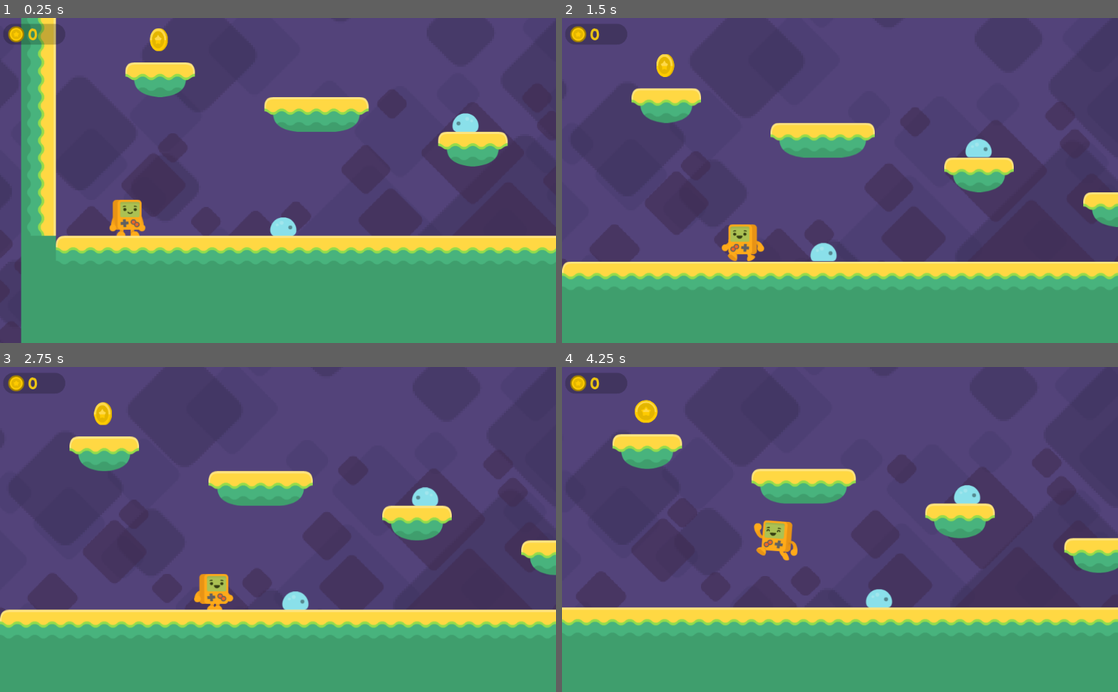
Above: before the commit, frames 1-4 (two rows, left to right).
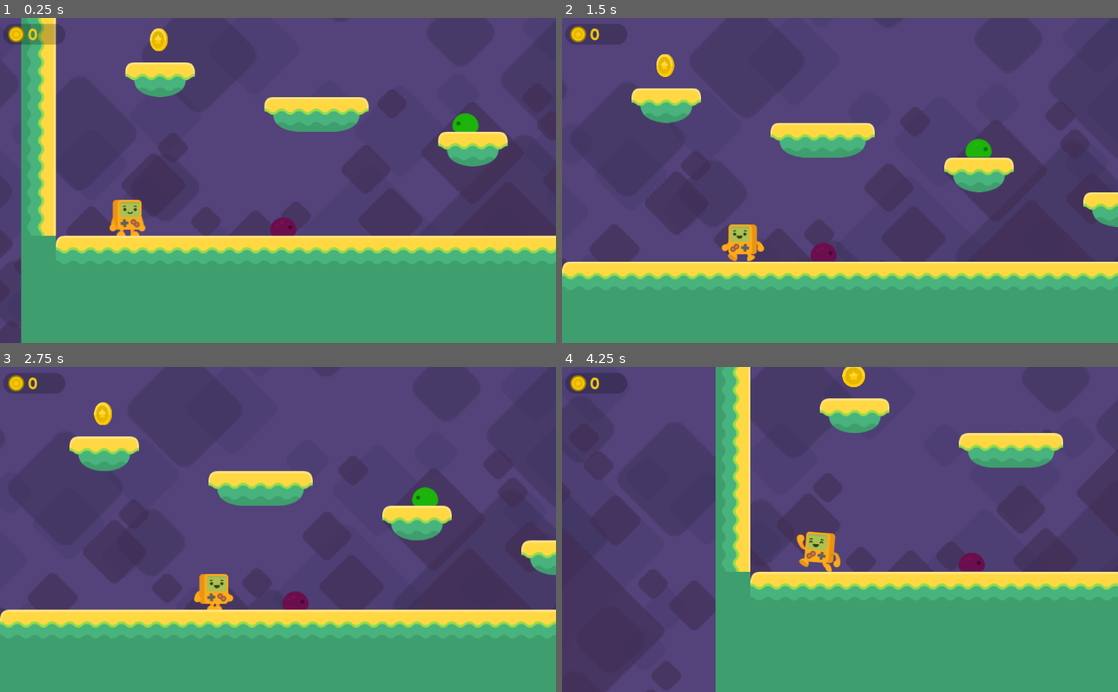
Above: after the commit, the same moments.

Repository: MrMashiro/Godot-2D-Platformer-Roguelite
Game: Godot game, scene res://Level1.tscn
Same seed, same stepped clock (60 frames per second), same inputs: the game is played once before the commit and once after it. The project has no main scene, so this scene is started directly.
Inputs:
- Up to frame 1 (0.25 s): no input
- Up to frame 2 (1.5 s): hold Right (right) 0.53-1.28 s; tap Space (jump) at 0.6, 0.77, 1.07, 1.35 s; hold Left (left) from 1.28 s (still down)
- Up to frame 3 (2.75 s): tap Space (jump) at 1.52, 1.82, 2.1 s; release Left (left) at 2.03 s; hold Right (right) from 2.03 s (still down)
- Up to frame 4 (4.25 s): tap Space (jump) at 2.85, 3.02, 3.32, 3.6, 3.77, 4.07 s; release Right (right) at 3.53 s; hold Left (left) from 3.53 s (still down)

The runs differ from the first frame. In frame 1, 0.5% of the frame differs, in the area x 48-87%, y 29-68%; in frame 2, 0.5%; in frame 3, 0.5%; in frame 4, 36%, in the area x 0-100%, y 0-100%.

Commit message:
Episode 14
- Enemy Collisions
- Getting Hurt
- Enemy Colors

Diff:
--- a/2D Platformer Roguelite/Enemy.gd
+++ b/2D Platformer Roguelite/Enemy.gd
@@ -9,13 +9,18 @@
 
 export (Direction) var direction = Direction.RIGHT
 export (bool) var detects_cliffs = true
+export (Color) var color = Color.white setget set_color
 
 
 onready var animated_sprite = $AnimatedSprite
 onready var collision_shape = $CollisionShape2D
 onready var floor_checker = $FloorChecker
+onready var top_checker = $TopChecker
+onready var sides_checker = $SidesChecker
+onready var timer = $Timer
 
 
+var speed := 50.0
 var velocity = Vector2.ZERO
 
 
@@ -24,6 +29,8 @@
 		animated_sprite.flip_h = true
 	floor_checker.position.x = collision_shape.shape.get_extents().x * direction
 	floor_checker.enabled = detects_cliffs
+#	if detects_cliffs:
+#		set_modulate(Color(1.2, 0.5, 1))
 
 
 func _physics_process(delta: float) -> void:
@@ -31,9 +38,30 @@
 		direction *= Direction.LEFT
 		animated_sprite.flip_h = not animated_sprite.flip_h
 		floor_checker.position.x = collision_shape.shape.get_extents().x * direction
+	velocity.y += 20
+	velocity.x = speed * direction
+	velocity = move_and_slide(velocity, Vector2.UP)
 
 
-	velocity.y += 20
-	velocity.x = 50 * direction
+func set_color(var new_value):
+	set_modulate(new_value)
 
-	velocity = move_and_slide(velocity, Vector2.UP)
+
+func _on_TopChecker_body_entered(body: Node) -> void:
+	animated_sprite.play("squashed")
+	speed = 0
+	set_collision_layer_bit(4, false)
+	set_collision_mask_bit(0, false)
+	top_checker.set_collision_layer_bit(4, false)
+	top_checker.set_collision_mask_bit(0, false)
+	sides_checker.set_collision_mask_bit(0, false)
+	timer.start()
+	body.bounce()
+
+
+func _on_SidesChecker_body_entered(body: Node) -> void:
+	body.hit(position.x)
+
+
+func _on_Timer_timeout() -> void:
+	queue_free()
--- a/2D Platformer Roguelite/Enemy.tscn
+++ b/2D Platformer Roguelite/Enemy.tscn
@@ -21,6 +21,12 @@
 [sub_resource type="RectangleShape2D" id=2]
 extents = Vector2( 20.9442, 12.6118 )
 
+[sub_resource type="RectangleShape2D" id=3]
+extents = Vector2( 14.9323, 3.97724 )
+
+[sub_resource type="RectangleShape2D" id=4]
+extents = Vector2( 28.5757, 10.582 )
+
 [node name="Enemy" type="KinematicBody2D"]
 collision_layer = 16
 collision_mask = 35
@@ -29,6 +35,7 @@
 [node name="AnimatedSprite" type="AnimatedSprite" parent="."]
 frames = SubResource( 1 )
 animation = "crawl"
+playing = true
 
 [node name="CollisionShape2D" type="CollisionShape2D" parent="."]
 position = Vector2( 1.05946, 4.38667 )
@@ -39,3 +46,27 @@
 enabled = true
 cast_to = Vector2( 0, 20 )
 collision_mask = 2
+
+[node name="TopChecker" type="Area2D" parent="."]
+collision_layer = 16
+collision_mask = 33
+
+[node name="CollisionShape2D" type="CollisionShape2D" parent="TopChecker"]
+position = Vector2( 0.72538, -12.5839 )
+shape = SubResource( 3 )
+
+[node name="SidesChecker" type="Area2D" parent="."]
+collision_layer = 0
+collision_mask = 33
+
+[node name="CollisionShape2D" type="CollisionShape2D" parent="SidesChecker"]
+position = Vector2( 0.779541, 4.67722 )
+shape = SubResource( 4 )
+
+[node name="Timer" type="Timer" parent="."]
+wait_time = 0.5
+one_shot = true
+
+[connection signal="body_entered" from="TopChecker" to="." method="_on_TopChecker_body_entered"]
+[connection signal="body_entered" from="SidesChecker" to="." method="_on_SidesChecker_body_entered"]
+[connection signal="timeout" from="Timer" to="." method="_on_Timer_timeout"]
--- a/2D Platformer Roguelite/Level1.tscn
+++ b/2D Platformer Roguelite/Level1.tscn
@@ -220,24 +220,6 @@
 format = 1
 tile_data = PoolIntArray( -196608, -1610612734, 0, -196558, -1073741822, 0, -131072, -1610612734, 0, -131022, -10737418 …(5405 unchanged characters)…
 
-[node name="Player" parent="." instance=ExtResource( 2 )]
-position = Vector2( 195.921, 464.191 )
-
-[node name="Camera2D" type="Camera2D" parent="Player"]
-position = Vector2( 1.18921, -27.4584 )
-current = true
-limit_left = 64
-limit_top = -300
-limit_right = 3200
-limit_bottom = 700
-limit_smoothed = true
-drag_margin_h_enabled = true
-drag_margin_v_enabled = true
-smoothing_enabled = true
-drag_margin_left = 0.3
-drag_margin_right = 0.3
-editor_draw_limits = true
-
 [node name="ParallaxBackground" type="ParallaxBackground" parent="."]
 
 [node name="Purple Sky" type="ParallaxLayer" parent="ParallaxBackground"]
@@ -290,17 +272,6 @@
 
 [node name="CollisionShape2D" type="CollisionShape2D" parent="FallZone"]
 shape = SubResource( 11 )
-
-[node name="Coins" type="Node2D" parent="."]
-
-[node name="Coin" parent="Coins" instance=ExtResource( 11 )]
-position = Vector2( 254, 150 )
-
-[node name="Coin2" parent="Coins" instance=ExtResource( 11 )]
-position = Vector2( 2372.05, 340.663 )
-
-[node name="Coin3" parent="Coins" instance=ExtResource( 11 )]
-position = Vector2( 3144.14, -101.071 )
 
 [node name="HUD" type="CanvasLayer" parent="."]
 script = ExtResource( 14 )
@@ -350,14 +321,55 @@
 "_edit_use_anchors_": false
 }
 
+[node name="Coins" type="Node2D" parent="."]
+
+[node name="Coin" parent="Coins" instance=ExtResource( 11 )]
+position = Vector2( 254, 150 )
+
+[node name="Coin2" parent="Coins" instance=ExtResource( 11 )]
+position = Vector2( 2372.05, 340.663 )
+
+[node name="Coin3" parent="Coins" instance=ExtResource( 11 )]
+position = Vector2( 3144.14, -101.071 )
+
 [node name="Enemies" type="Node2D" parent="."]
 
 [node name="Enemy" parent="Enemies" instance=ExtResource( 15 )]
 position = Vector2( 831.113, 303.344 )
 direction = -1
+color = Color( 0.207843, 0.796078, 0.0431373, 1 )
 
 [node name="Enemy2" parent="Enemies" instance=ExtResource( 15 )]
 position = Vector2( 470.553, 493.381 )
+color = Color( 0.776471, 0.0666667, 0.333333, 1 )
+
+[node name="Enemy3" parent="Enemies" instance=ExtResource( 15 )]
+position = Vector2( 2210.02, 367.023 )
+color = Color( 0.921569, 0.639216, 0.0352941, 1 )
+
+[node name="Enemy4" parent="Enemies" instance=ExtResource( 15 )]
+position = Vector2( 1500.94, 110.934 )
+direction = -1
+detects_cliffs = false
+color = Color( 0.678431, 0.0784314, 0.94902, 1 )
+
+[node name="Player" parent="." instance=ExtResource( 2 )]
+position = Vector2( 195.921, 464.191 )
+
+[node name="Camera2D" type="Camera2D" parent="Player"]
+position = Vector2( 1.18921, -27.4584 )
+current = true
+limit_left = 64
+limit_top = -300
+limit_right = 3200
+limit_bottom = 700
+limit_smoothed = true
+drag_margin_h_enabled = true
+drag_margin_v_enabled = true
+smoothing_enabled = true
+drag_margin_left = 0.3
+drag_margin_right = 0.3
+editor_draw_limits = true
 
 [connection signal="body_entered" from="FallZone" to="Player" method="_on_FallZone_body_entered"]
 [connection signal="coin_collected" from="Coins/Coin" to="HUD" method="_on_coin_collected"]
--- a/2D Platformer Roguelite/Player.gd
+++ b/2D Platformer Roguelite/Player.gd
@@ -6,6 +6,7 @@
 export (float, -30, -1, 0.1) var jump_force := -18
 
 onready var player_sprite = $Sprite
+onready var timer = $Timer
 
 const GRAVITY_ON_FLOOR = 10
 const SPRITES = ["idle", "happy"]
@@ -77,15 +78,17 @@
 	velocity.x = lerp(velocity.x, 0, 0.5)
 	velocity.y += gravity
 
+
 func _gravity() -> void:
 	if is_on_floor():
 		velocity.y = GRAVITY_ON_FLOOR
 	else:
 		velocity.y += gravity
 
+
 func _on_FallZone_body_entered(body: Node) -> void:
 	if body == self:
-		var _err = get_tree().change_scene("res://Level1.tscn")
+		get_tree().change_scene("res://Level1.tscn")
 #		print(body.name, " ", body.get_children().size())
 
 """"
@@ -93,3 +96,25 @@
 		print(body.name, " ", body.get_children().size())
 		body.queue_free()
 """
+
+
+func bounce() -> void:
+	velocity.y = ((jump_force * 100.0) * 0.7)
+
+
+func hit(var enemy_posX) -> void:
+	set_modulate(Color(1,0.3,0.3,0.3))
+	velocity.y = ((jump_force * 100.0) * 0.5)
+
+	if position.x < enemy_posX:
+		velocity.x = -1000
+	elif position.x > enemy_posX:
+		velocity.x = 1000
+
+	Input.action_release("left")
+	Input.action_release("right")
+	timer.start()
+
+
+func _on_Timer_timeout() -> void:
+	get_tree().change_scene("res://Level1.tscn")
--- a/2D Platformer Roguelite/Player.tscn
+++ b/2D Platformer Roguelite/Player.tscn
@@ -22,3 +22,9 @@
 [node name="CollisionShape2D" type="CollisionShape2D" parent="."]
 position = Vector2( -0.537312, 14.5206 )
 shape = SubResource( 1 )
+
+[node name="Timer" type="Timer" parent="."]
+wait_time = 0.7
+one_shot = true
+
+[connection signal="timeout" from="Timer" to="." method="_on_Timer_timeout"]
Not shown: 1 places in 2D Platformer Roguelite/Enemy.tscn that only renumber resources
